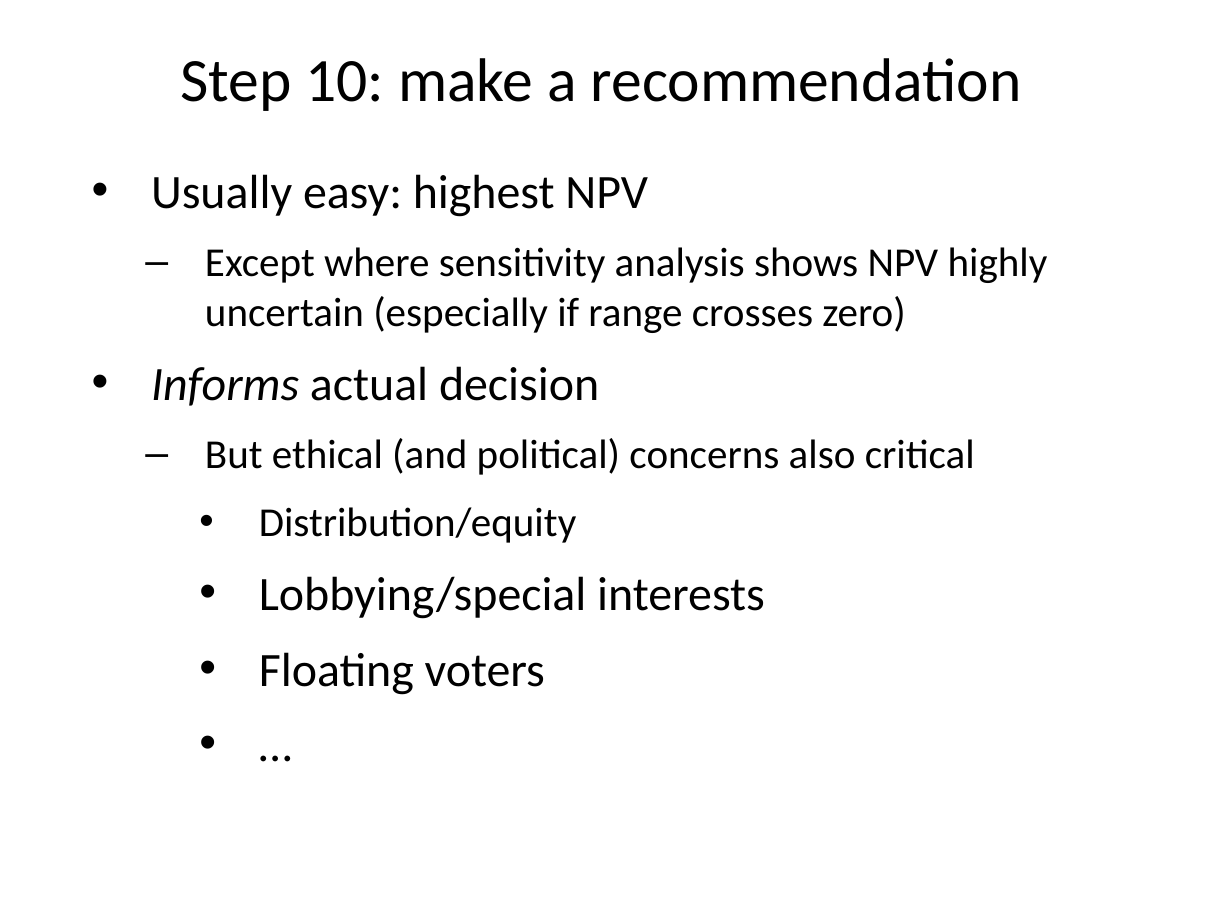
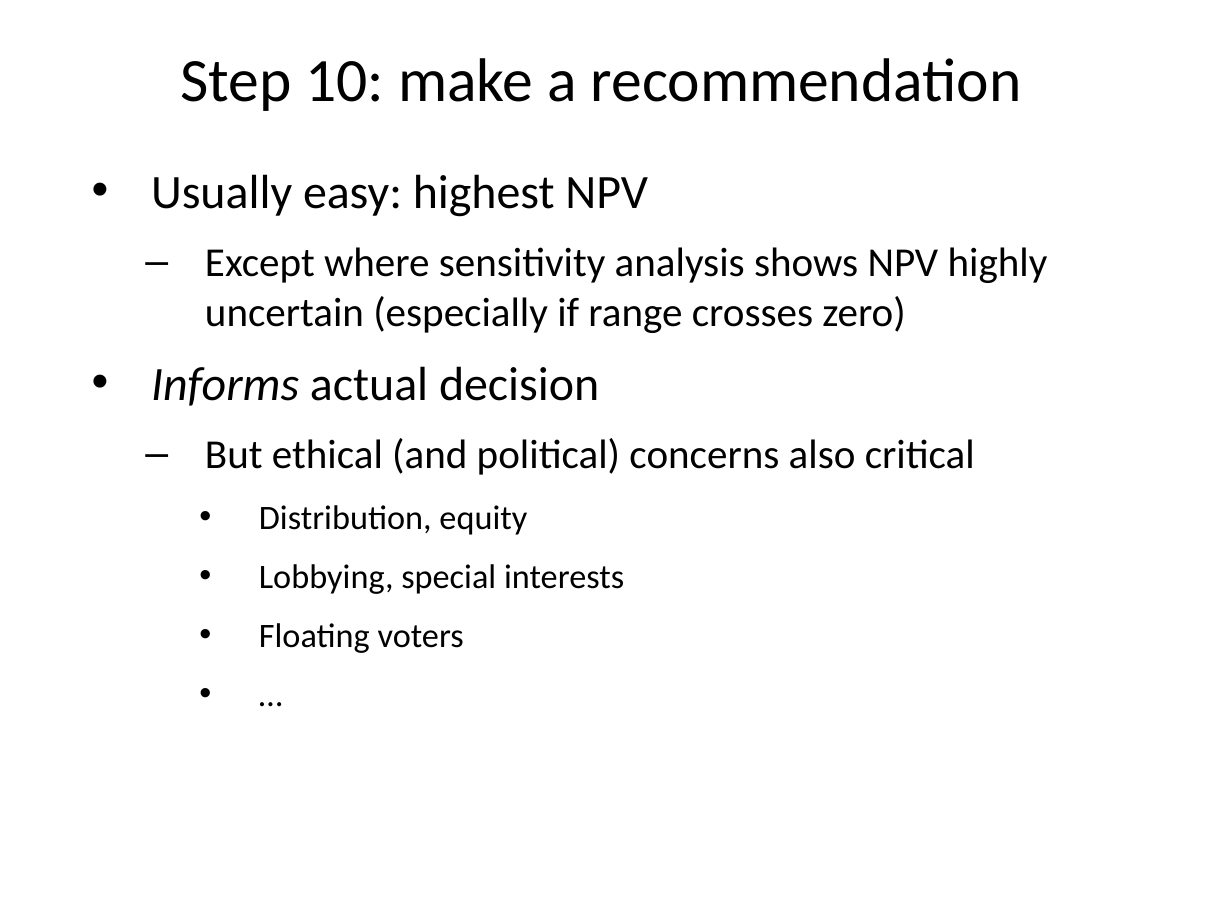
Before and after one commit to rtol/Environmental-Economics, a slide deck: slide 43 of EE3 Targets.pptx. Drawn at 1232x924 pixels with LibreOffice and Linux fonts; fonts in the diff are those of the drawing. Boxes give left, top, right and bottom in pixels: in the first picture for what was removed or moved away, otherwise in the second. Text is boxed around its words. In the diff, an @@ line names an element or a change of style, - is before the commit and + after.

```diff
--- a/EE3 Targets.pptx
+++ b/EE3 Targets.pptx
@@ text at box(259, 505, 624, 594): text changed; size 28 to 20 pt @@
-    • Distribution/equity
-    • Lobbying/special interests
+    • Distribution, equity
+    • Lobbying, special interests
@@ text at box(259, 623, 464, 653): size 28 to 20 pt in "Floating voters", "…" @@
```
Also in this commit, not shown: 7 other slides changed, 6 other files.
